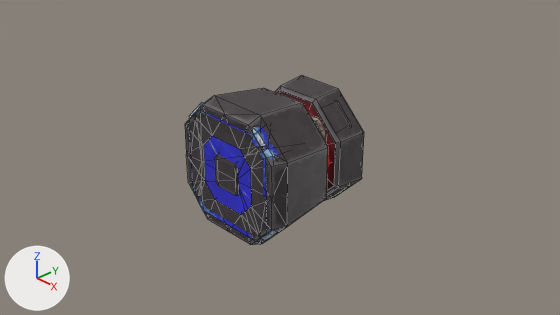
Two versions of the Blender file models/production/magnets.blend, one commit apart.
Camera for both pictures: the file's camera 'Camera'. Arrows for +X, +Y and +Z are at lower left; the lights stay in place. Mesh edges are drawn as thin lines.

The first picture shows 'electrical-magnet', 'natural-magnet'.
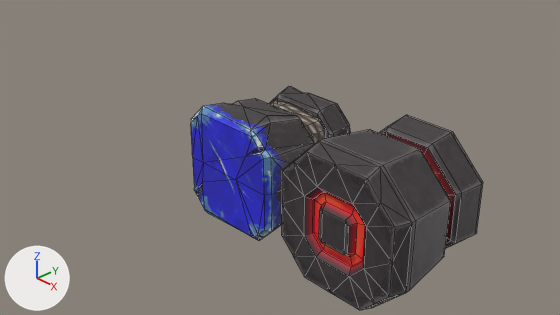
Changed parts and their boxes [x1, y1, x2, y2] in the pictures (560 x 315 px; the box of a moved part takes in the faces that stretch with it):
'electrical-magnet', reshaped, moved (12% wider, 15% taller)
    before: [185, 76, 364, 245]
    after: [282, 115, 483, 310]
'natural-magnet', mesh rescaled
    before: [189, 101, 352, 244]
    after: [191, 86, 350, 241]
part 2 of me_立方体_002, moved or reshaped
    before: [215, 88, 328, 227]
    after: [319, 130, 483, 292]
part 3 of me_立方体_002, surface changed
    before: [203, 76, 364, 245]
    after: [286, 115, 482, 310]

The edits, one by one:
me_立方体 has 201 vertices, 225 faces, 1 loose edge and spans x -0.89..0.88, y -0.99..0.98, z -0.88..0.88.
me_立方体 is used by ob_natural_magnet; location (0.0, 0.0, 0.0).
me_立方体 part 1: the whole mesh is scaled about its middle by (0.95, 1, 0.95).
me_立方体_002 is used by ob_electrical_magnet; location (0.0, 0.0, 0.0).
me_立方体_002 had 164 vertices, 167 faces and spanned x -0.98..0.98, y -1.0..1.05, z -0.98..0.98.
me_立方体_002 now has 180 vertices, 183 faces and spans x -0.98..0.98, y -1.0..0.98, z -0.98..0.98.
Part 2, on me_立方体_002:
24 vertices are removed from x -0.78..0.78, y 0.83..1.05, z -0.32..0.32.
34 faces are deleted.
8 vertices in x -0.89..0.89, y 0.81, z -0.89..0.89 move by (0.0, -0.08, 0.0).
4 vertices move from x -0.32..0.32, y 0.91, z -0.78..0.78 to x -0.37..0.37, y 0.76, z -0.89..0.89.
12 vertices are added at x -0.89..0.89, y 0.76..0.87, z -0.78..0.78.
8 new vertices lie (0.0, 0.05, 0.0) away from vertices in x -0.98..0.98, y -0.78, z -0.98..0.98.
33 new faces join them.
me_立方体_002 part 3: 42 kept faces spanning x -0.98..0.98, y -0.99..0.76, z -0.98..0.98 get new texture (UV) coordinates.
Object 'electrical-magnet' (ob_electrical_magnet) moves from (0.0, 0.0, 0.0) to (2.0, 0.0, 0.0).
